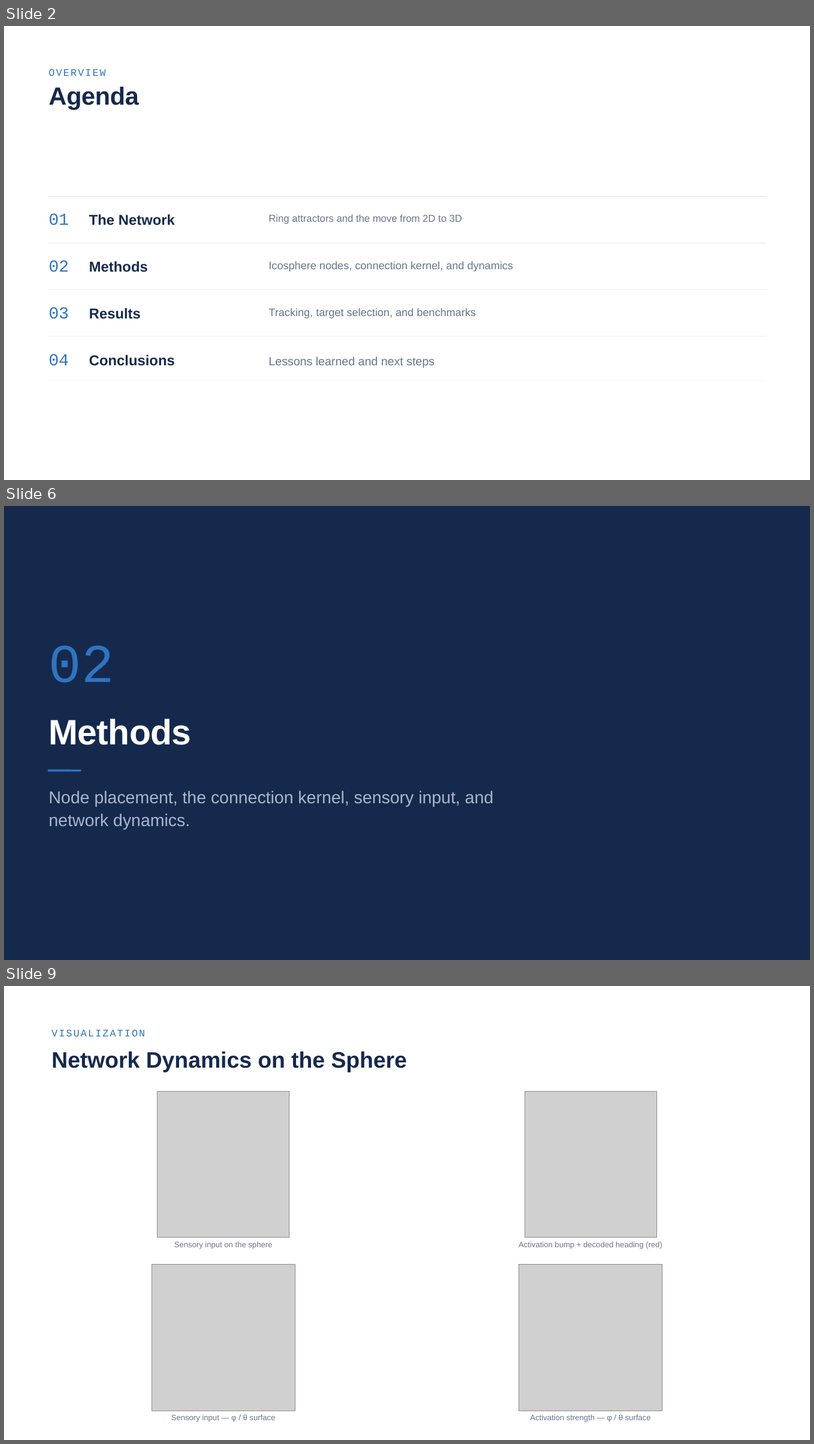
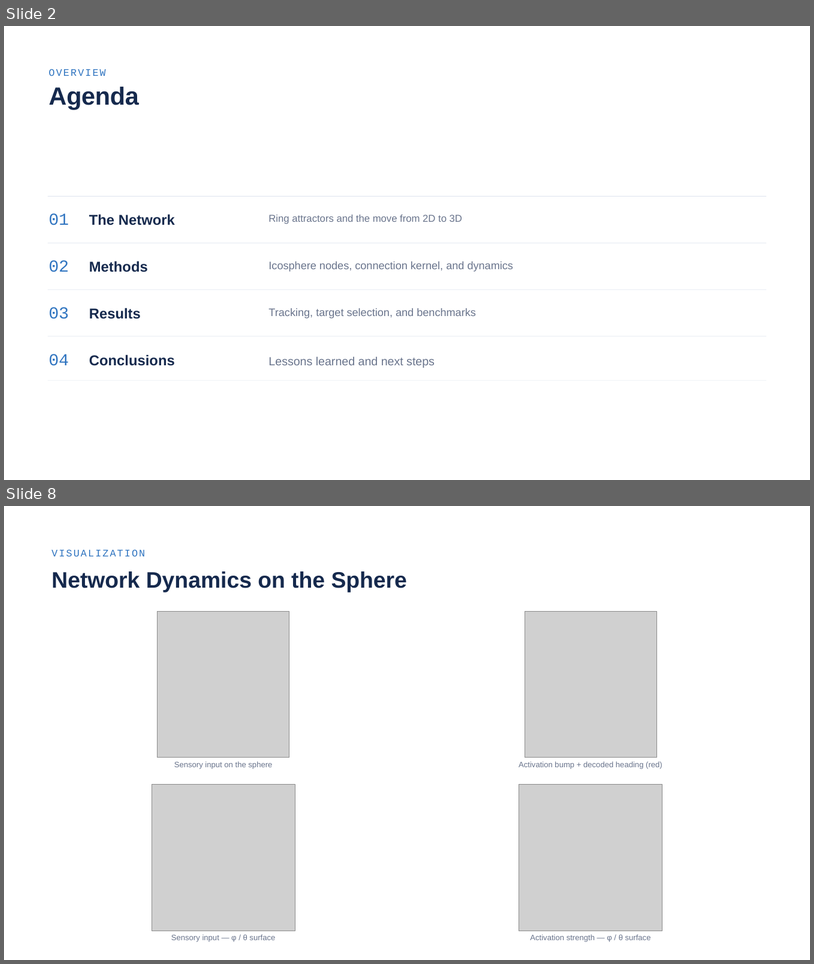
Before and after one commit to noah-ginzburg/RANController, a slide deck: RAN/RAN_Progress/Research_internship_presentation.odp. Shown one above the other, each under a label of ours: slides 2, 6 and 9 before the commit, slides 2 and 8 after it; the slides between them are not shown. The pictures are 814x1444 and 814x964 pixels, drawn with LibreOffice and Linux fonts; fonts in the diff are those of the drawing; grey boxes stand for pictures. Boxes give left, top, right and bottom in pixels: in the first picture for what was removed or moved away, otherwise in the second. Text is boxed around its words. In the diff, an @@ line names an element or a change of style, - is before the commit and + after.

```diff
--- a/RAN/RAN_Progress/Research_internship_presentation.odp
+++ b/RAN/RAN_Progress/Research_internship_presentation.odp
@@ slide 6 removed at (x1=4, y1=506, x2=810, y2=960), background #15294D @@
@@ text removed at (x1=49, y1=645, x2=114, y2=682) @@
-02
@@ text removed at (x1=49, y1=718, x2=192, y2=745) @@
-Methods
@@ rounded rectangle removed at (x1=48, y1=769, x2=81, y2=771) @@
@@ text removed at (x1=49, y1=790, x2=494, y2=829) @@
-Node placement, the connection kernel, sensory input, and network dynamics.
@@ what was slide 9 is now slide 8 @@
```
Also in this commit, not shown: 9 slides changed, 1 slide added, 1 other slide removed, 9 other files.
